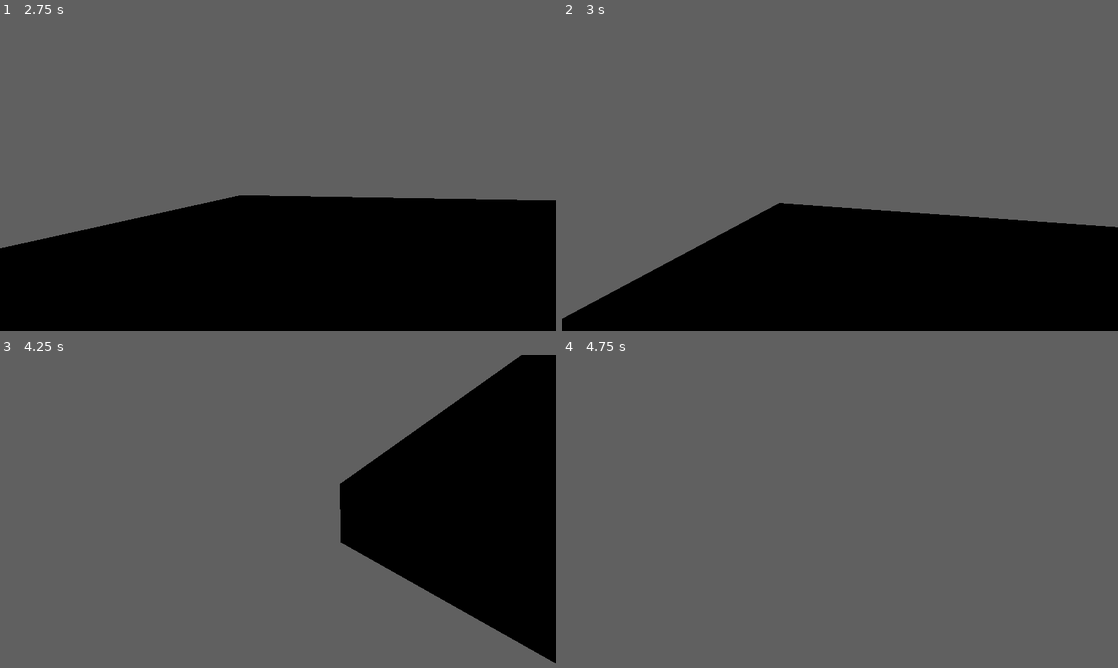
Above: before the commit, frames 1-4 (two rows, left to right).
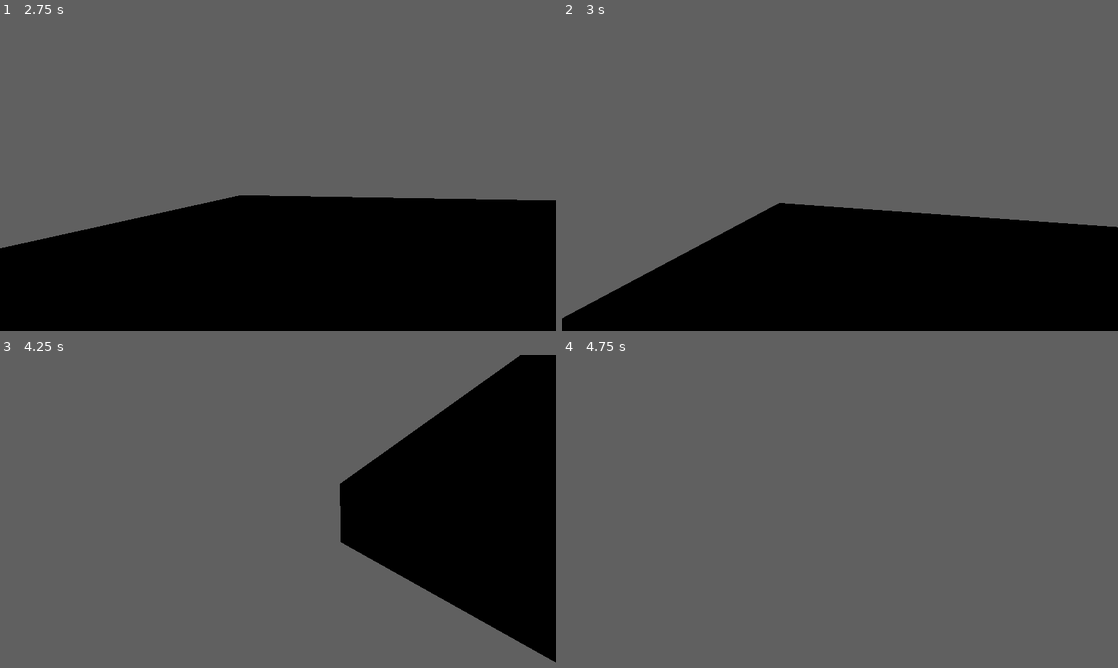
Above: after the commit, the same moments.

Repository: acnbhop/kengd
Game: Godot game, scene res://levels/test_level.tscn
Same seed, same stepped clock (60 frames per second), same inputs: the game is played once before the commit and once after it. The project has no main scene, so this scene is started directly.
Inputs (mouse positions are in pixels of both pictures, inside the frame that each line leads up to):
- Up to frame 1 (2.75 s): tap Enter at 0.5 s; move the mouse to (272, 180) at 0.52 s; hold Shift (sprint) 0.53-1.28 s; hold W (move_forward) from 0.53 s (still down); tap Space (jump) at 0.77, 0.8, 1.07, 1.35, 1.52, 1.82, 2.3 s; move the mouse to (316, 177) at 1.27 s; tap Shift (sprint) at 1.55 s; move the mouse to (233, 171) at 2.02 s; hold Ctrl (duck) from 2.03 s (still down)
- Up to frame 2 (3 s): move the mouse to (845, 174) at 2.77 s; release W (move_forward) at 2.78 s; release Ctrl (duck) at 2.78 s; hold A (strafe_left) from 2.78 s (still down); tap Shift (sprint) at 2.85 s
- Up to frame 3 (4.25 s): tap Space (jump) at 3.02, 3.32, 3.77, 3.8, 4.07 s; move the mouse to (255, 505) at 3.52 s; release A (strafe_left) at 3.53 s; hold W (move_forward) from 3.53 s (still down); hold Shift (sprint) from 3.53 s (still down)
- Up to frame 4 (4.75 s): keep holding W (move_forward); move the mouse to (867, 511) at 4.27 s; release Shift (sprint) at 4.28 s; tap Space (jump) at 4.35, 4.52 s; tap Shift (sprint) at 4.55 s

Frame 1 is identical in both runs. In frame 2, less than 0.1% of the frame differs, in the area x 0-100%, y 59-96%; in frame 3, 0.1%, in the area x 61-100%, y 0-99%; in frame 4, nothing differs.

Commit message:
seperated into functions for easier management

Diff:
--- a/Code/character.gd
+++ b/Code/character.gd
@@ -82,111 +82,117 @@
 ## Stores the default FOV to return to.
 var f_default_fov: float
 
-# Lock cursor to the center of the screen on ready.
+#==================================================================================================
+# Godot Built-in Functions
+#==================================================================================================
+
 func _ready() -> void:
 	Input.set_mouse_mode(Input.MOUSE_MODE_CAPTURED)
-	# Store the initial FOV when the game starts.
 	f_default_fov = node_camera.fov
 
-# Handle mouse movement for looking around.
 func _unhandled_input(event: InputEvent) -> void:
 	if event is InputEventMouseMotion:
-		# Rotate character and head based on mouse movement
 		rotate_y(-event.relative.x * f_mouse_sensitivity)
-		# Rotate head based on mouse movement
 		node_head.rotate_x(-event.relative.y * f_mouse_sensitivity)
-		# Clamp head rotation to prevent flipping
 		node_head.rotation.x = clamp(node_head.rotation.x, deg_to_rad(-90.0), deg_to_rad(90.0))
 
-# Process physics / movement and everything.
 func _physics_process(delta: float) -> void:
+	# 01. Get Inputs
+	var v2_input_dir: Vector2 = Input.get_vector("strafe_left", "strafe_right", "move_forward", "move_backward")
+	var v3_movement_direction: Vector3 = (transform.basis * Vector3(v2_input_dir.x, 0, v2_input_dir.y)).normalized()
 
-	#==================================================================================================
-	# 01. Handle Movement Input
-	#==================================================================================================
-	# We get a 2D vector from input actions and convert it to a 3D movement direction.
-	# which is the v3_movement_direction variable respectively.
-	#==================================================================================================
+	# 02. Handle Player State (Crouching, Sprinting)
+	handle_state(v2_input_dir)
 
-	## v2_input_dir - 2D vector representing input direction.
-	var v2_input_dir: Vector2 = Input.get_vector("strafe_left", "strafe_right", "move_forward", "move_backward")
-	## v3_movement_direction - 3D vector representing movement direction.
-	var v3_movement_direction: Vector3 = (transform.basis * Vector3(v2_input_dir.x, 0, v2_input_dir.y)).normalized()
-	## v3_current_velocity - Variable to hold the current velocity during calculations.
-	var v3_current_velocity: Vector3 = velocity
+	# 03. Handle Movement & Physics
+	var f_current_speed = get_current_speed()
+	var v3_current_velocity = velocity
+	v3_current_velocity = apply_gravity(v3_current_velocity, delta)
+	v3_current_velocity = handle_jump(v3_current_velocity)
+	v3_current_velocity = handle_horizontal_movement(v3_current_velocity, v3_movement_direction, f_current_speed)
+	velocity = v3_current_velocity
+	move_and_slide()
 
-	#==================================================================================================
-	# 02. Handling stuff.
-	#==================================================================================================
-	# This section handles gravity, jumping, crouching, sprinting, camera roll, and
-	# movement speed adjustments based on the player's state.
-	#==================================================================================================
+	# 04. Handle Visuals
+	handle_crouch_visuals(delta)
+	handle_camera_effects(v2_input_dir, delta)
 
-	## b_wants_to_sprint - Boolean indicating if the player wants to sprint.
+#==================================================================================================
+# State Handling Functions
+#==================================================================================================
+
+## Handles the logic for crouching and sprinting states.
+func handle_state(v2_input_dir: Vector2):
 	var b_wants_to_sprint: bool = Input.is_action_pressed("sprint")
-	## b_wants_to_crouch - Boolean indicating if the player wants to crouch.
 	var b_wants_to_crouch: bool = Input.is_action_pressed("duck")
 
-	# Handle sprinting state - Allow sprinting forward and sideways, but not backward.
-	b_is_sprinting = b_wants_to_sprint and not b_wants_to_crouch and v2_input_dir.y <= 0 and v2_input_dir != Vector2.ZERO
+	# Sprinting state logic
+	b_is_sprinting = b_wants_to_sprint and not b_is_crouching and v2_input_dir.y <= 0 and v2_input_dir != Vector2.ZERO
 
-	# Handle crouching state
-	# Prevent standing up if there's a ceiling above
-	var IsCeilingAbove: bool = (node_ceiling_check_1 and node_ceiling_check_1.is_colliding()) or \
-							  (node_ceiling_check_2 and node_ceiling_check_2.is_colliding()) or \
-							  (node_ceiling_check_3 and node_ceiling_check_3.is_colliding()) or \
-							  (node_ceiling_check_4 and node_ceiling_check_4.is_colliding())
-	if b_is_crouching and not b_wants_to_crouch and IsCeilingAbove:
+	# Crouching state logic
+	var is_ceiling_above: bool = (node_ceiling_check_1 and node_ceiling_check_1.is_colliding()) or \
+							   (node_ceiling_check_2 and node_ceiling_check_2.is_colliding()) or \
+							   (node_ceiling_check_3 and node_ceiling_check_3.is_colliding()) or \
+							   (node_ceiling_check_4 and node_ceiling_check_4.is_colliding())
+	if b_is_crouching and not b_wants_to_crouch and is_ceiling_above:
 		b_wants_to_crouch = true
 	b_is_crouching = b_wants_to_crouch
 
-	## f_current_speed - Determines the current speed based on sprint/crouch state.
-	var f_current_speed: float
+## Determines the current movement speed based on player state.
+func get_current_speed() -> float:
 	if b_is_sprinting:
-		f_current_speed = f_sprint_speed
+		return f_sprint_speed
 	elif b_is_crouching:
-		f_current_speed = f_crouch_speed
+		return f_crouch_speed
 	else:
-		f_current_speed = f_movement_speed
+		return f_movement_speed
 
-	# Apply gravity
+#==================================================================================================
+# Physics & Movement Functions
+#==================================================================================================
+
+## Applies gravity to the character.
+func apply_gravity(p_velocity: Vector3, delta: float) -> Vector3:
 	if not is_on_floor():
-		v3_current_velocity.y -= f_gravity * delta
+		p_velocity.y -= f_gravity * delta
+	return p_velocity
 
-	# Handle jumping
+## Handles the jump action.
+func handle_jump(p_velocity: Vector3) -> Vector3:
 	if Input.is_action_just_pressed("jump") and is_on_floor() and not b_is_crouching:
-		v3_current_velocity.y = f_jump_force
+		p_velocity.y = f_jump_force
+	return p_velocity
 
-	# Handle horizontal movement
-	if v3_movement_direction:
-		v3_current_velocity.x = v3_movement_direction.x * f_current_speed
-		v3_current_velocity.z = v3_movement_direction.z * f_current_speed
+## Handles horizontal character movement.
+func handle_horizontal_movement(p_velocity: Vector3, p_direction: Vector3, p_speed: float) -> Vector3:
+	if p_direction:
+		p_velocity.x = p_direction.x * p_speed
+		p_velocity.z = p_direction.z * p_speed
 	else:
-		v3_current_velocity.x = move_toward(v3_current_velocity.x, 0, f_current_speed)
-		v3_current_velocity.z = move_toward(v3_current_velocity.z, 0, f_current_speed)
+		p_velocity.x = move_toward(p_velocity.x, 0, p_speed)
+		p_velocity.z = move_toward(p_velocity.z, 0, p_speed)
+	return p_velocity
 
+#==================================================================================================
+# Visual & Camera Functions
+#==================================================================================================
+
+## Handles the visual feedback for crouching (camera height, collision shape).
+func handle_crouch_visuals(delta: float):
+	var target_head_y: float = f_crouch_depth if b_is_crouching else 0.0
+	var target_collision_height: float = f_crouching_height if b_is_crouching else f_standing_height
+
+	node_head.position.y = lerp(node_head.position.y, target_head_y, delta * f_crouch_transition_speed)
+	if node_collision_shape and node_collision_shape.shape:
+		node_collision_shape.shape.height = lerp(node_collision_shape.shape.height, target_collision_height, delta * f_crouch_transition_speed)
+
+## Handles camera effects like FOV changes and strafe roll.
+func handle_camera_effects(v2_input_dir: Vector2, delta: float):
 	# Handle Smooth FOV change for sprinting
 	var target_fov = f_default_fov + f_sprint_fov_increase if b_is_sprinting else f_default_fov
 	node_camera.fov = lerp(node_camera.fov, target_fov, delta * f_fov_transition_speed)
 
 	# Handle the camera roll.
 	var current_roll_amount = f_camera_roll_amount if not b_is_crouching else f_camera_roll_amount * f_crouch_roll_multiplier
-	var f_target_roll: float = -v2_input_dir.x * deg_to_rad(current_roll_amount)
-	node_camera.rotation.z = lerp(node_camera.rotation.z, f_target_roll, delta * f_camera_roll_speed)
-
-	# Smoothly interpolate head position and collision height for crouching
-	var f_target_head_y: float = f_crouch_depth if b_is_crouching else 0.0
-	var f_target_collision_height: float = f_crouching_height if b_is_crouching else f_standing_height
-	node_head.position.y = lerp(node_head.position.y, f_target_head_y, delta * f_crouch_transition_speed)
-	if node_collision_shape and node_collision_shape.shape:
-		node_collision_shape.shape.height = lerp(node_collision_shape.shape.height, f_target_collision_height, delta * f_crouch_transition_speed)
-
-	#==================================================================================================
-	# 03. Final steps
-	#==================================================================================================
-	# This section applies the calculated velocity and calls the move_and_slide function.
-	#==================================================================================================
-	# Apply the calculated velocity
-	velocity = v3_current_velocity
-	# Call the move_and_slide function to move the character
-	move_and_slide()
+	var target_roll: float = -v2_input_dir.x * deg_to_rad(current_roll_amount)
+	node_camera.rotation.z = lerp(node_camera.rotation.z, target_roll, delta * f_camera_roll_speed)
